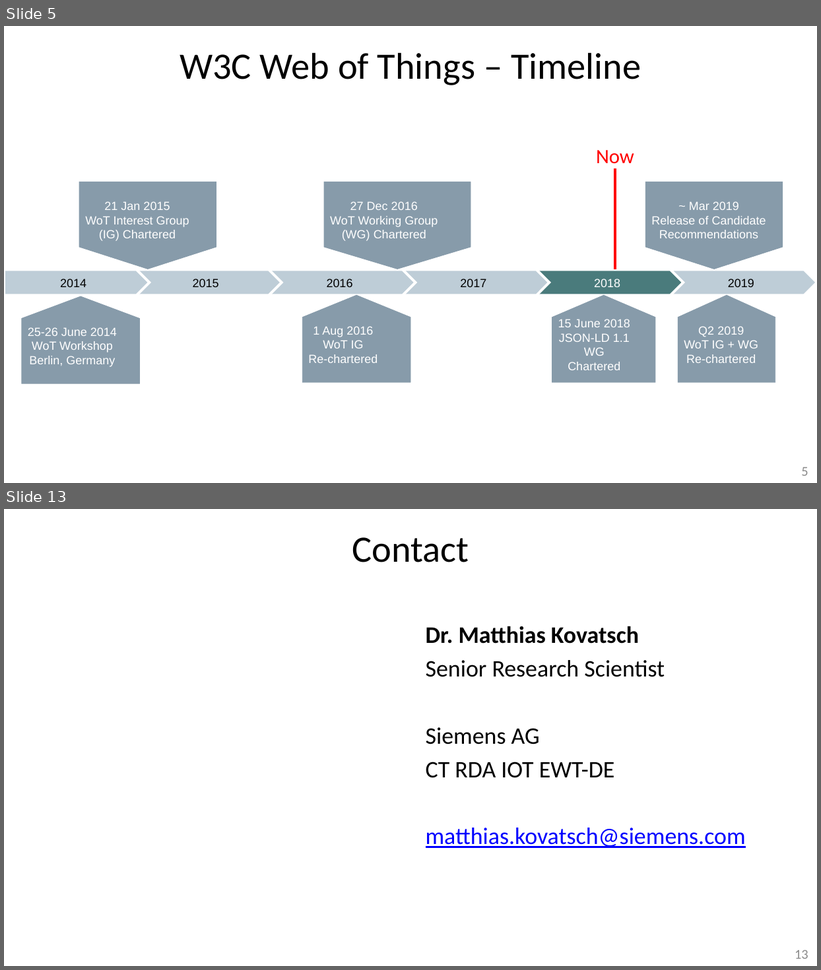
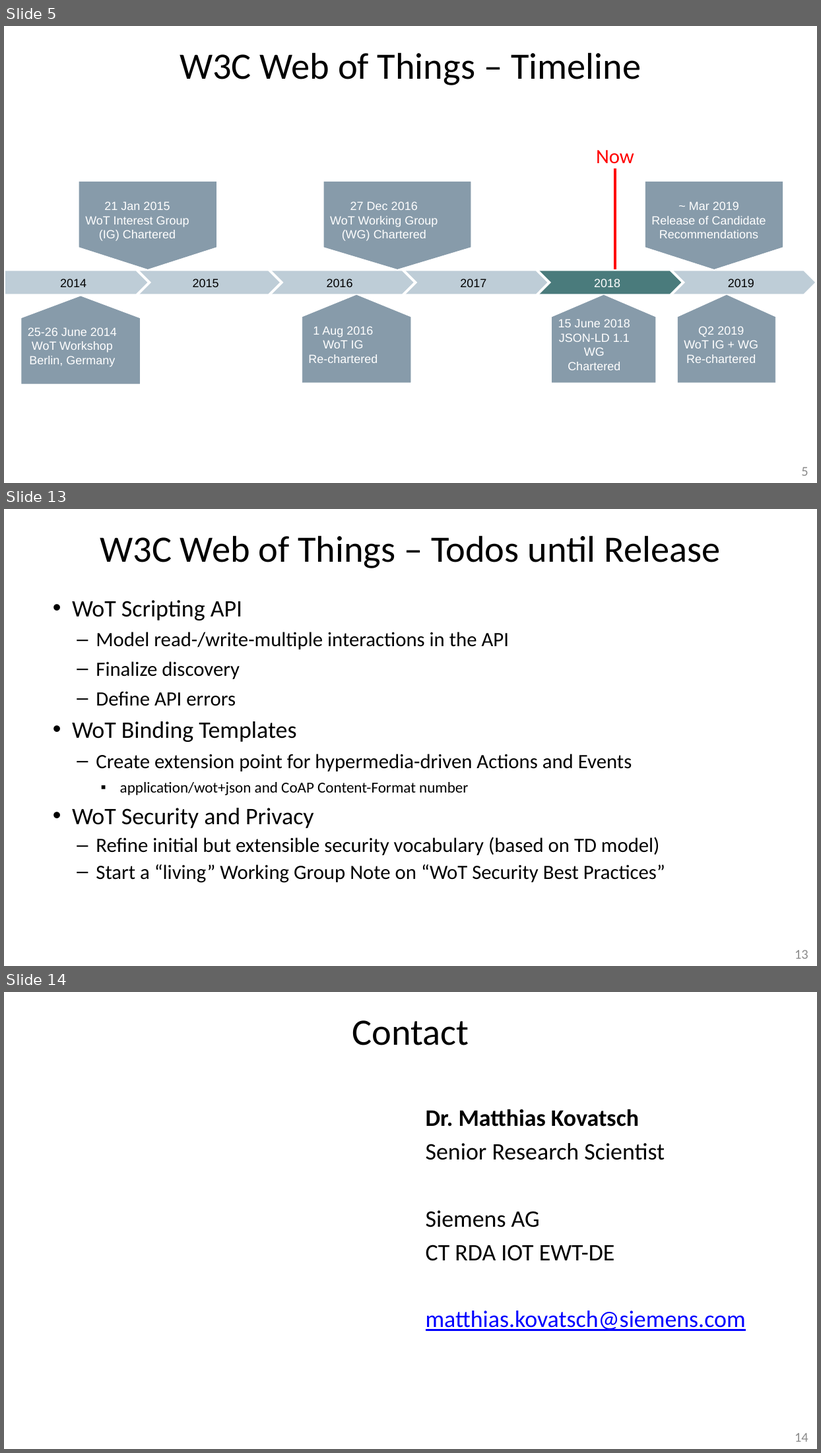
Before and after one commit to t2trg/2018-ietf102, a slide deck: slides/13_T2TRG_IETF102_W3C-WoT-Update.pptx. Shown one above the other, each under a label of ours: slides 5 and 13 before the commit, slides 5, 13 and 14 after it; the slides between them are not shown. The pictures are 821x970 and 821x1453 pixels, drawn with LibreOffice and Linux fonts; fonts in the diff are those of the drawing. Boxes give left, top, right and bottom in pixels: in the first picture for what was removed or moved away, otherwise in the second. Text is boxed around its words. In the diff, an @@ line names an element or a change of style, - is before the commit and + after.

```diff
--- a/slides/13_T2TRG_IETF102_W3C-WoT-Update.pptx
+++ b/slides/13_T2TRG_IETF102_W3C-WoT-Update.pptx
@@ slide 13 added at [4, 509, 817, 966], background #FFFFFF @@
@@ title added at [100, 535, 720, 568], 44 pt, text #000000 @@
+W3C Web of Things – Todos until Release
@@ text added at [72, 600, 665, 883], 24 pt, text #000000 @@
+• WoT Scripting API
+  – Model read-/write-multiple interactions in the API
+  – Finalize discovery
+  – Define API errors
+• WoT Binding Templates
+  – Create extension point for hypermedia-driven Actions and Events
+    ▪ application/wot+json and CoAP Content-Format number
+• WoT Security and Privacy
+  – Refine initial but extensible security vocabulary (based on TD model)
+  – Start a “living” Working Group Note on “WoT Security Best Practices”
@@ page number added at [795, 951, 809, 959], 16 pt, text #8C8C8C @@
+13
@@ what was slide 13 is now slide 14 @@
@@ page number at [795, 1434, 809, 1442]: text changed @@
-13
+14
```
Also in this commit, not shown: 7 slides changed.
